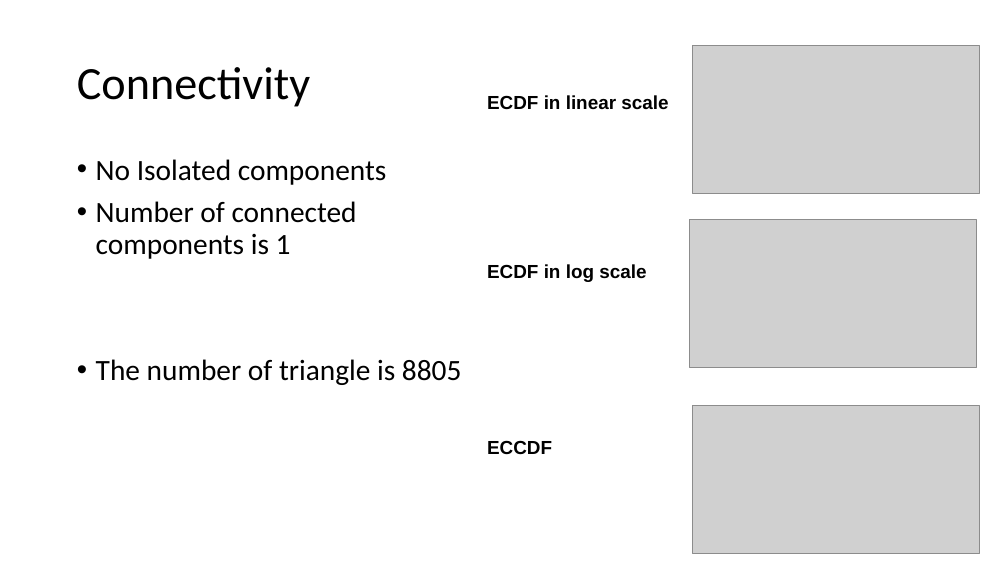
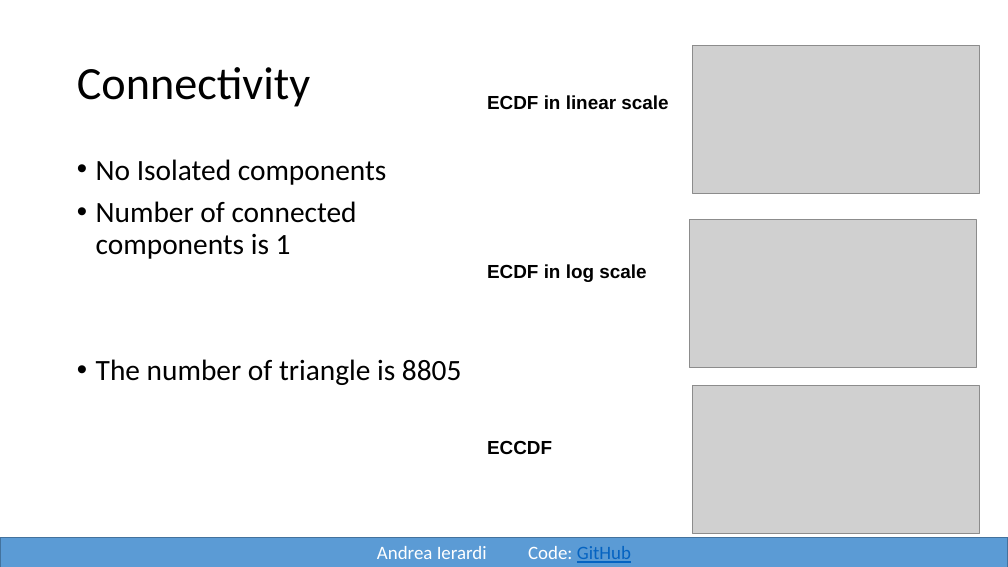
Before and after one commit to Andreaierardi/SocialNetworkAnalysis-project, a slide deck: slide 5 of Report/report.pptx. Drawn at 1008x567 pixels with LibreOffice and Linux fonts; fonts in the diff are those of the drawing; grey boxes stand for pictures. Boxes give left, top, right and bottom in pixels: in the first picture for what was removed or moved away, otherwise in the second. Text is boxed around its words. In the diff, an @@ line names an element or a change of style, - is before the commit and + after.

```diff
--- a/Report/report.pptx
+++ b/Report/report.pptx
@@ picture: place and size @@
-picture at (693,405,979,554)
+picture at (693,386,979,534)
@@ rectangle added at (0,538,1008,567), fill #5B9BD5, outline #43739E 1 pt, 18 pt, text #FFFFFF @@
+Andrea Ierardi Code: GitHub
```
Also in this commit, not shown: 11 other slides changed.
